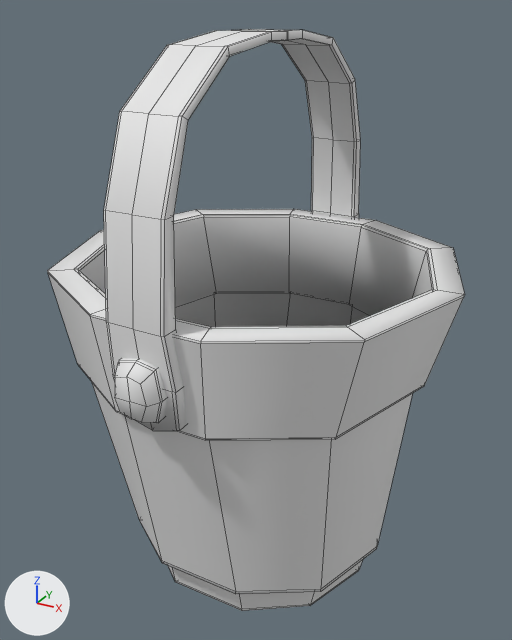
Renders of the FBX model BBT_2017_UP/Assets/Art/Animation/LittlePeople/CharactersAndProps/Bucket02.fbx from each side of a commit.
One viewpoint serves both versions: a camera (50 mm lens) standing at (0.0334, -0.0613, 0.0593) and looking at (-0.0003, -0.0002, 0.0287). Arrows for +X, +Y and +Z are at lower left; the lights stay in place. Mesh edges are drawn as thin lines. Where no turn or scale is listed for an object, it has been applied to the vertices.

In view in the first picture: 'Bucket.006', 'Bucket.007', 'Bucket_Top.001'.
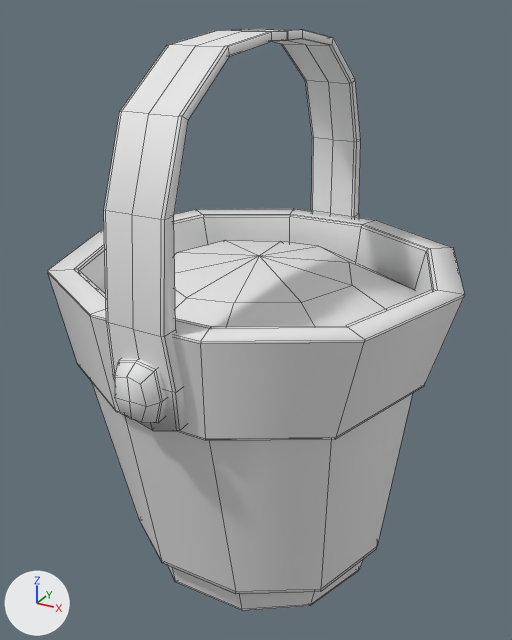
Where the change shows, as pixel boxes [x1, y1, x2, y2] in the pictures (512 x 640 px):
'Bucket.000', added
    after: [174, 240, 415, 326]

The change, as a list of edits to the scene's bpy script:
```text
Add me_untitled_017:
    me_untitled_017.from_pydata(...)  # 21 vertices, 20 faces; spans x -0.0178..0.0178, y -0.0169..0.0169, z 0.0304..0.036
    me_untitled_017.materials.append(mat_body_004)  # white #e7e7e7
Add ob_bucket_000:
    ob_bucket_000 = bpy.data.objects.new('Bucket.000', me_untitled_017)
    ob_bucket_000.location = (0.0, 0.0, 0.0)
```
